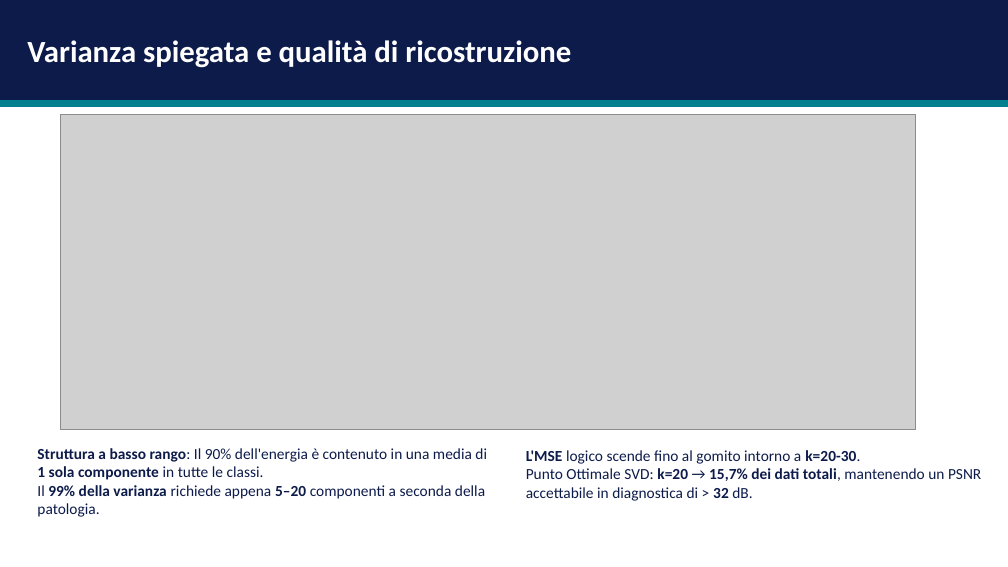
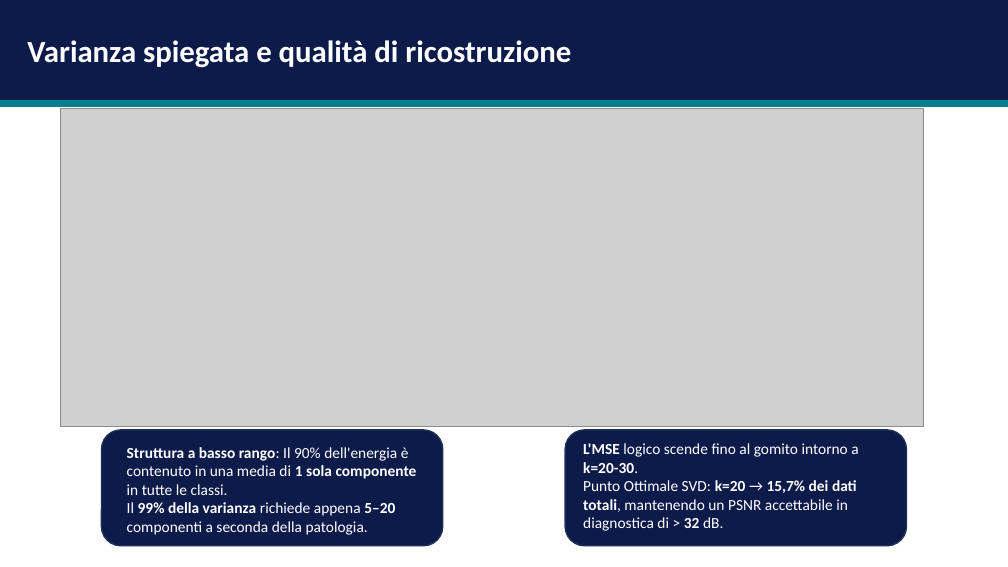
Before and after one commit to andreapatruno1/Image-Compression-and-Analysis, a slide deck: slide 9 of docs/SVD e PCA per l'analisi di immagini mediche.pptx. Drawn at 1008x567 pixels with LibreOffice and Linux fonts; fonts in the diff are those of the drawing; grey boxes stand for pictures. Boxes give left, top, right and bottom in pixels: in the first picture for what was removed or moved away, otherwise in the second. Text is boxed around its words. In the diff, an @@ line names an element or a change of style, - is before the commit and + after.

```diff
--- a/docs/SVD e PCA per l'analisi di immagini mediche.pptx
+++ b/docs/SVD e PCA per l'analisi di immagini mediche.pptx
@@ picture: place and size @@
-picture at <box>60,115,915,430</box>
+picture at <box>60,109,923,427</box>
@@ rounded rectangle added at <box>102,430,444,546</box>, fill #0D1B4B, outline #1E3256 1 pt @@
@@ text "Struttura a basso rango: Il ...": place and size @@
-text "Struttura a basso rango: Il ..." at <box>37,448,487,517</box>
+text "Struttura a basso rango: Il ..." at <box>127,447,417,535</box>
@@ text "Struttura a basso rango: Il ..." at <box>127,447,417,535</box>: text colour #0D1B4B to #FFFFFF @@
@@ rounded rectangle added at <box>565,430,907,546</box>, fill #0D1B4B, outline #1E3256 1 pt @@
@@ text "L'MSE logico scende fino al ..." at <box>583,443,858,531</box>: text colour #0D1B4B to #FFFFFF @@
@@ text "L'MSE logico scende fino al ...": place and size @@
-text "L'MSE logico scende fino al ..." at <box>526,450,981,501</box>
+text "L'MSE logico scende fino al ..." at <box>583,443,858,531</box>
```
Also in this commit, not shown: 9 other slides changed, 5 other files.
